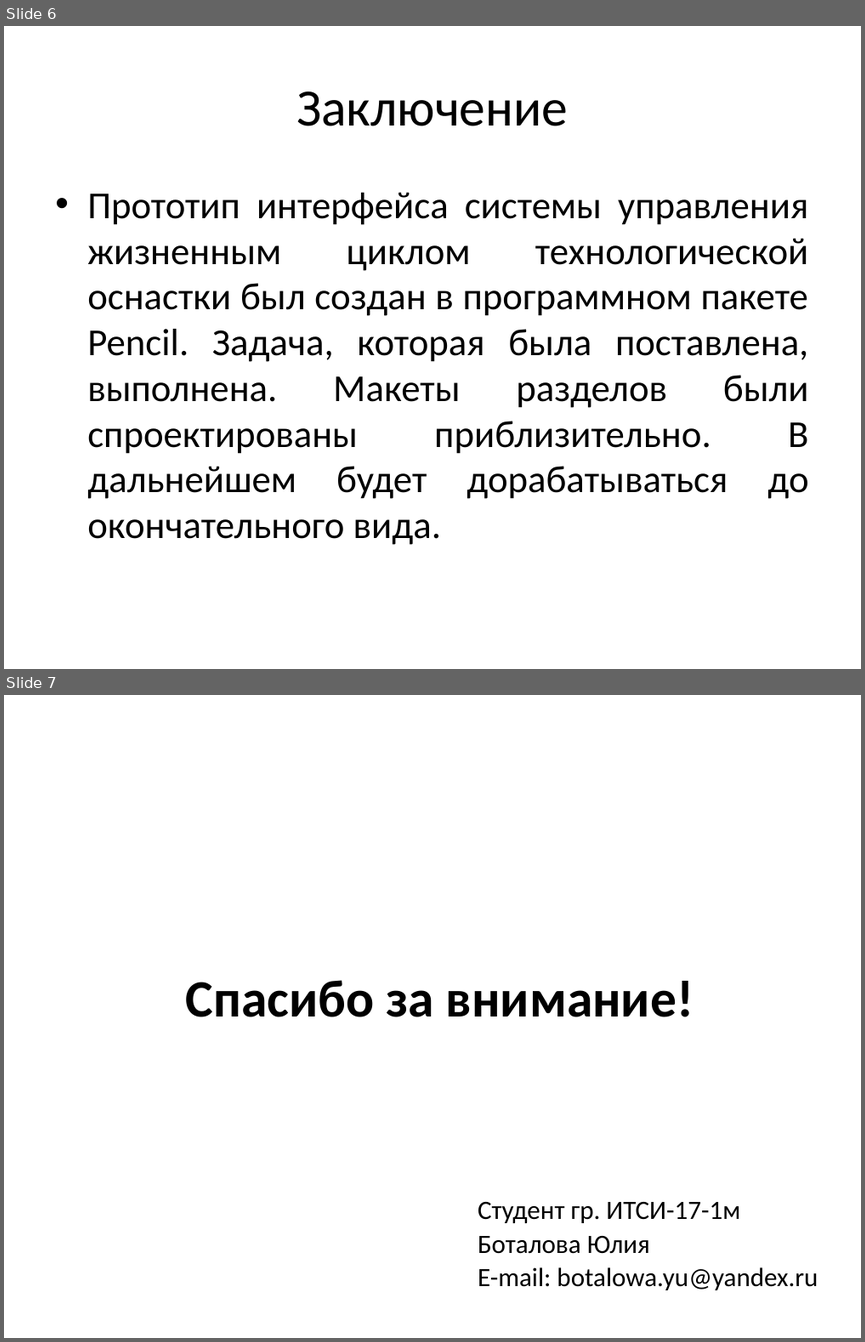
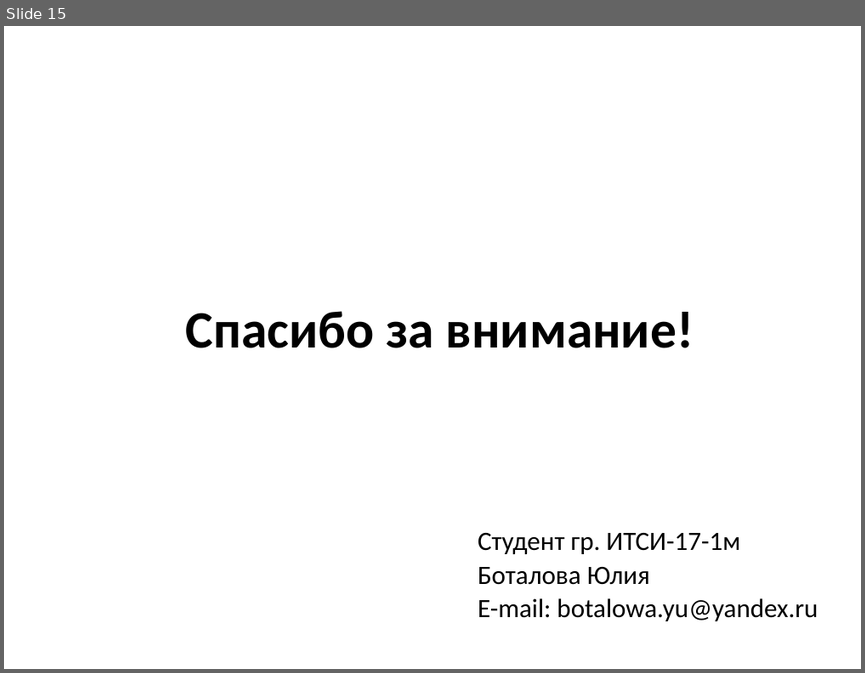
Before and after one commit to JulkaBotalova/NIR, a slide deck: НИР/Выступление 14.05.pptx. Shown one above the other, each under a label of ours: slides 6 and 7 before the commit, slide 15 after it. The pictures are 865x1342 and 865x673 pixels, drawn with LibreOffice and Linux fonts; fonts in the diff are those of the drawing. Boxes give left, top, right and bottom in pixels: in the first picture for what was removed or moved away, otherwise in the second. Text is boxed around its words. In the diff, an @@ line names an element or a change of style, - is before the commit and + after.

```diff
--- a/НИР/Выступление 14.05.pptx
+++ b/НИР/Выступление 14.05.pptx
@@ slide 6 removed at (4,26,861,669), background #FFFFFF @@
@@ title removed at (296,91,568,126) @@
-Заключение
@@ text removed at (87,192,809,544) @@
-• Прототип интерфейса системы управления жизненным циклом технологической оснастки был создан в программном пакете Pencil. Задача, которая была поставлена, выполнена. Макеты разделов были спроектированы приблизительно. В дальнейшем будет дорабатываться до окончательного вида.
@@ what was slide 7 is now slide 15 @@
```
Also in this commit, not shown: 4 slides changed, 10 slides added, 1 other slide removed, 7 other files.
